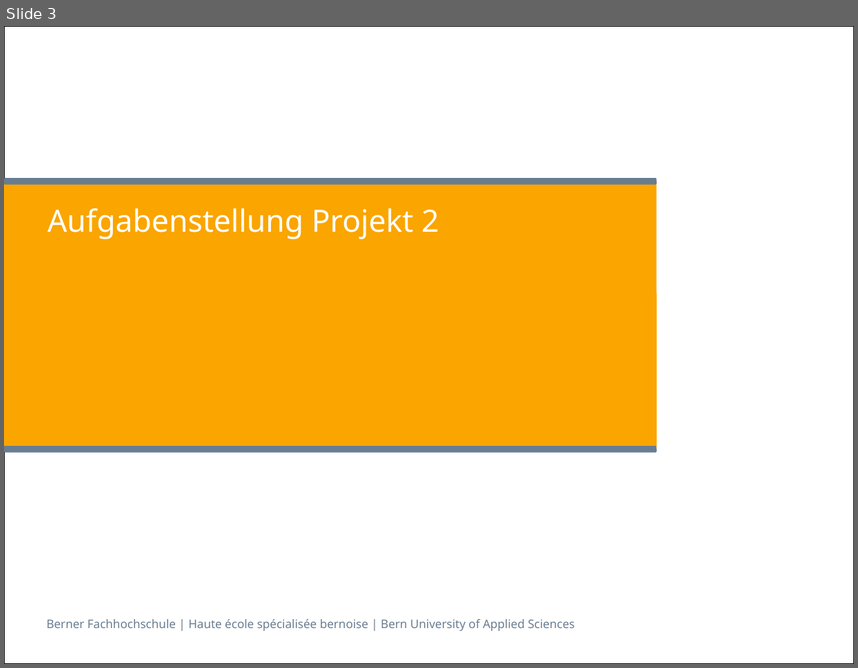
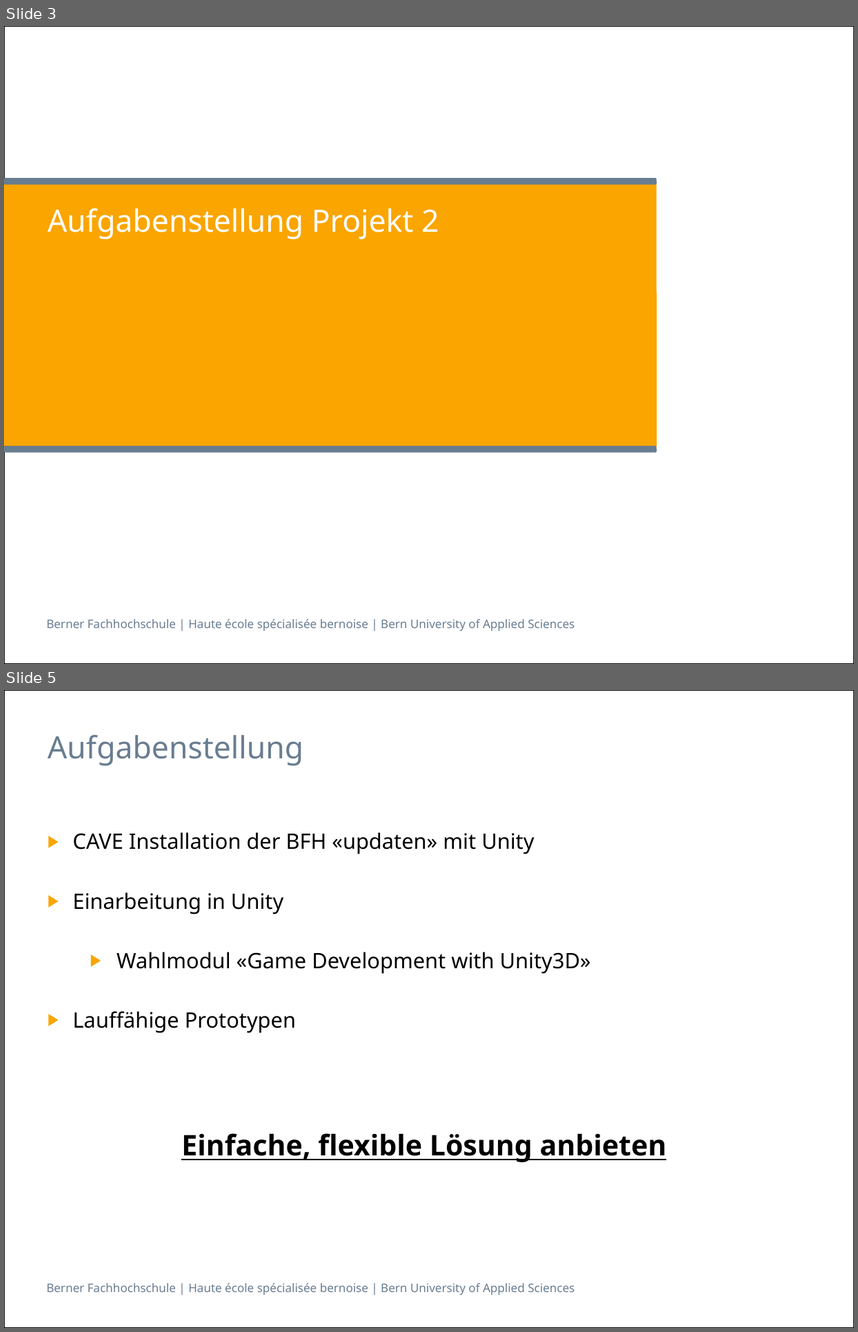
Before and after one commit to villj2/ch.bfh.cpvr.unitycave, a slide deck: docs/presentation/dani.pptx. Shown one above the other, each under a label of ours: slide 3 before the commit, slides 3 and 5 after it; the slides between them are not shown. The pictures are 858x668 and 858x1332 pixels, drawn with LibreOffice and Linux fonts; fonts in the diff are those of the drawing. Boxes give left, top, right and bottom in pixels: in the first picture for what was removed or moved away, otherwise in the second. Text is boxed around its words. In the diff, an @@ line names an element or a change of style, - is before the commit and + after.

```diff
--- a/docs/presentation/dani.pptx
+++ b/docs/presentation/dani.pptx
@@ slide 5 added at <box>4,690,854,1328</box>, background #FFFFFF; not listed: 2 template elements that a slide beside it also shows @@
@@ title added at <box>47,735,303,766</box>, 26 pt, text #697D91 @@
+Aufgabenstellung
@@ text added at <box>73,832,667,1162</box>, 18 pt, text #000000 @@
+▶ CAVE Installation der BFH «updaten» mit Unity
+▶ Einarbeitung in Unity
+  ▶ Wahlmodul «Game Development with Unity3D»
+▶ Lauffähige Prototypen
+Einfache, flexible Lösung anbieten
```
Also in this commit, not shown: 2 slides changed, 27 other slides added, 1 slide removed.
